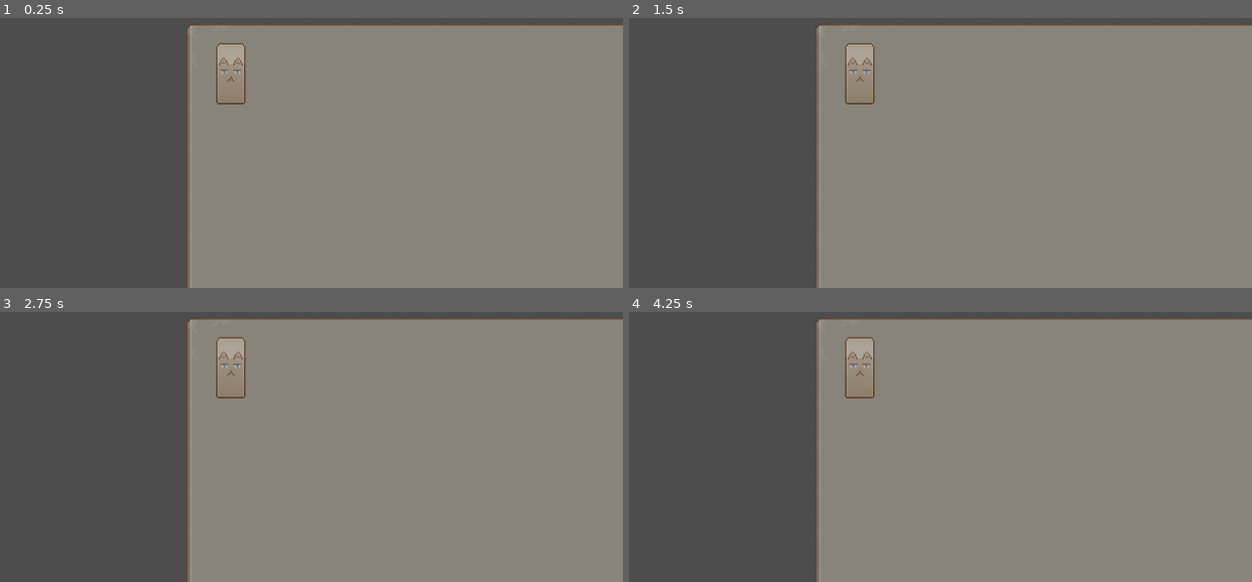
Above: before the commit, frames 1-4 (two rows, left to right).
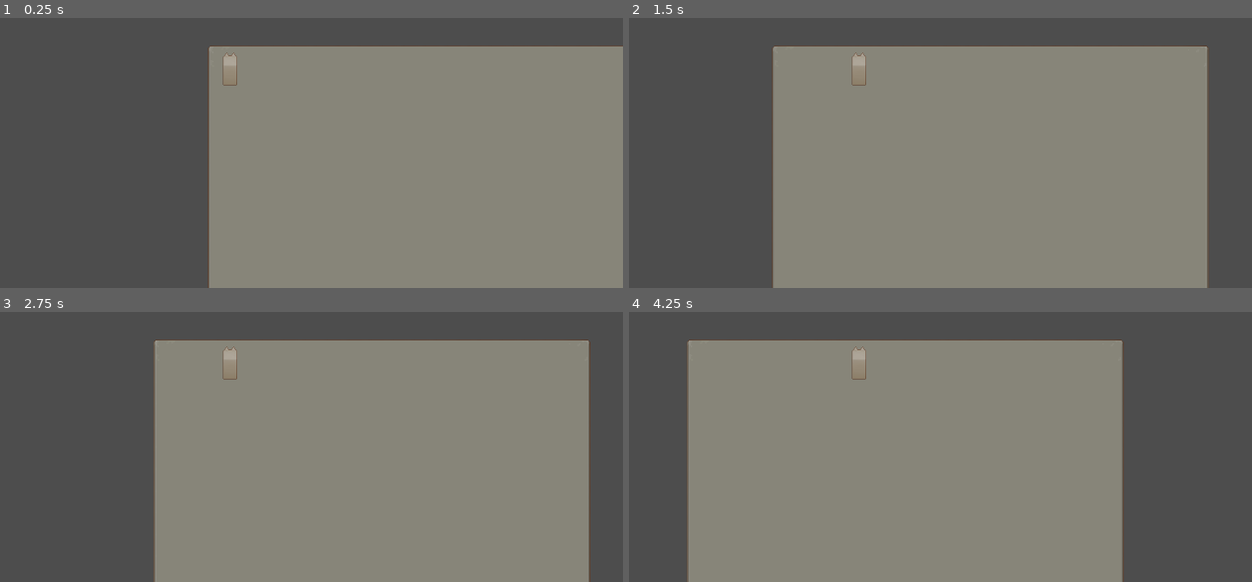
Above: after the commit, the same moments.

Repository: zej72/SLash
Game: Godot game, scene res://Levels/test_playground.tscn
The game is run twice, just before and just after one commit, with the same random seed, the same clock (stepped at 60 frames per second) and the same inputs.
Inputs:
- Up to frame 1 (0.25 s): no input
- Up to frame 2 (1.5 s): tap Enter (ui_accept) at 0.5, 0.6, 0.77, 1.07, 1.35 s; hold D (move_right) from 0.53 s (still down)
- Up to frame 3 (2.75 s): tap Enter (ui_accept) at 1.52, 1.82, 2.1 s; release D (move_right) at 2.03 s; hold A (move_left) from 2.03 s (still down)
- Up to frame 4 (4.25 s): release A (move_left) at 2.78 s; hold D (move_right) from 2.78 s (still down); tap Enter (ui_accept) at 2.85, 3.02, 3.32, 3.6, 3.77, 4.07 s

The runs differ from the first frame. In frame 1, 9.5% of the frame differs, in the area x 29-100%, y 2-100%; in frame 2, 19%; in frame 3, 16%; in frame 4, 44%, in the area x 9-100%, y 2-100%.

Commit message:
basic movement

Diff:
--- a/Characters/player.gd
+++ b/Characters/player.gd
@@ -1,28 +1,14 @@
 extends CharacterBody2D
 
+@export var move_speed : float = 100
 
-const SPEED = 300.0
-const JUMP_VELOCITY = -400.0
+func _physics_process(_delta):
 
-# Get the gravity from the project settings to be synced with RigidBody nodes.
-var gravity = ProjectSettings.get_setting("physics/2d/default_gravity")
+	var input_direction = Vector2(
+		Input.get_action_strength("move_right") - Input.get_action_strength("move_left"),
+		Input.get_action_strength("move_down") - Input.get_action_strength("move_up")
+	)
 
-
-func _physics_process(delta):
-	# Add the gravity.
-	if not is_on_floor():
-		velocity.y += gravity * delta
-
-	# Handle jump.
-	if Input.is_action_just_pressed("ui_accept") and is_on_floor():
-		velocity.y = JUMP_VELOCITY
-
-	# Get the input direction and handle the movement/deceleration.
-	# As good practice, you should replace UI actions with custom gameplay actions.
-	var direction = Input.get_axis("ui_left", "ui_right")
-	if direction:
-		velocity.x = direction * SPEED
-	else:
-		velocity.x = move_toward(velocity.x, 0, SPEED)
+	velocity = input_direction * move_speed
 
 	move_and_slide()
--- a/Characters/player.tscn
+++ b/Characters/player.tscn
@@ -1,57 +1,191 @@
-[gd_scene load_steps=7 format=3 uid="uid://vyi4l8hyfcf3"]
+[gd_scene load_steps=13 format=3 uid="uid://vyi4l8hyfcf3"]
 
 [ext_resource type="Texture2D" uid="uid://b44yeutulwp5h" path="res://Texture/TX Player.png" id="1_7i7xl"]
-
-[sub_resource type="AtlasTexture" id="AtlasTexture_nicl2"]
-atlas = ExtResource("1_7i7xl")
-region = Rect2(0, 0, 32, 64)
-
-[sub_resource type="AtlasTexture" id="AtlasTexture_cjh3k"]
-atlas = ExtResource("1_7i7xl")
-region = Rect2(64, 0, 32, 64)
-
-[sub_resource type="AtlasTexture" id="AtlasTexture_7kjb1"]
-atlas = ExtResource("1_7i7xl")
-region = Rect2(32, 0, 32, 64)
-
-[sub_resource type="SpriteFrames" id="SpriteFrames_kf663"]
-animations = [{
-"frames": [{
-"duration": 1.0,
-"texture": SubResource("AtlasTexture_nicl2")
-}],
-"loop": true,
-"name": &"down",
-"speed": 5.0
-}, {
-"frames": [{
-"duration": 1.0,
-"texture": SubResource("AtlasTexture_cjh3k")
-}],
-"loop": true,
-"name": &"side",
-"speed": 5.0
-}, {
-"frames": [{
-"duration": 1.0,
-"texture": SubResource("AtlasTexture_7kjb1")
-}],
-"loop": true,
-"name": &"up",
-"speed": 5.0
-}]
+[ext_resource type="Script" path="res://Characters/player.gd" id="1_mdo5g"]
 
 [sub_resource type="RectangleShape2D" id="RectangleShape2D_uywtm"]
-size = Vector2(43, 89)
+size = Vector2(21, 17)
+
+[sub_resource type="Animation" id="Animation_7oy3r"]
+resource_name = "face up"
+length = 0.01
+tracks/0/type = "value"
+tracks/0/imported = false
+tracks/0/enabled = true
+tracks/0/path = NodePath("Sprite:frame")
+tracks/0/interp = 1
+tracks/0/loop_wrap = true
+tracks/0/keys = {
+"times": PackedFloat32Array(0),
+"transitions": PackedFloat32Array(1),
+"update": 1,
+"values": [1]
+}
+tracks/1/type = "value"
+tracks/1/imported = false
+tracks/1/enabled = true
+tracks/1/path = NodePath("Sprite:flip_h")
+tracks/1/interp = 1
+tracks/1/loop_wrap = true
+tracks/1/keys = {
+"times": PackedFloat32Array(0, 0.2),
+"transitions": PackedFloat32Array(1, 1),
+"update": 1,
+"values": [false, true]
+}
+
+[sub_resource type="Animation" id="Animation_vi4sr"]
+length = 0.001
+tracks/0/type = "value"
+tracks/0/imported = false
+tracks/0/enabled = true
+tracks/0/path = NodePath("Sprite:frame")
+tracks/0/interp = 1
+tracks/0/loop_wrap = true
+tracks/0/keys = {
+"times": PackedFloat32Array(0),
+"transitions": PackedFloat32Array(1),
+"update": 1,
+"values": [1]
+}
+tracks/1/type = "value"
+tracks/1/imported = false
+tracks/1/enabled = true
+tracks/1/path = NodePath("Sprite:flip_h")
+tracks/1/interp = 1
+tracks/1/loop_wrap = true
+tracks/1/keys = {
+"times": PackedFloat32Array(0),
+"transitions": PackedFloat32Array(1),
+"update": 1,
+"values": [false]
+}
+
+[sub_resource type="Animation" id="Animation_e3fyn"]
+resource_name = "face down"
+length = 0.01
+loop_mode = 2
+tracks/0/type = "value"
+tracks/0/imported = false
+tracks/0/enabled = true
+tracks/0/path = NodePath("Sprite:frame")
+tracks/0/interp = 1
+tracks/0/loop_wrap = true
+tracks/0/keys = {
+"times": PackedFloat32Array(0),
+"transitions": PackedFloat32Array(1),
+"update": 1,
+"values": [0]
+}
+tracks/1/type = "value"
+tracks/1/imported = false
+tracks/1/enabled = true
+tracks/1/path = NodePath("Sprite:flip_h")
+tracks/1/interp = 1
+tracks/1/loop_wrap = true
+tracks/1/keys = {
+"times": PackedFloat32Array(0, 0.2),
+"transitions": PackedFloat32Array(1, 1),
+"update": 1,
+"values": [false, true]
+}
+
+[sub_resource type="Animation" id="Animation_fvkx4"]
+resource_name = "face left"
+length = 0.01
+tracks/0/type = "value"
+tracks/0/imported = false
+tracks/0/enabled = true
+tracks/0/path = NodePath("Sprite:frame")
+tracks/0/interp = 1
+tracks/0/loop_wrap = true
+tracks/0/keys = {
+"times": PackedFloat32Array(0),
+"transitions": PackedFloat32Array(1),
+"update": 1,
+"values": [2]
+}
+tracks/1/type = "value"
+tracks/1/imported = false
+tracks/1/enabled = true
+tracks/1/path = NodePath("Sprite:flip_h")
+tracks/1/interp = 1
+tracks/1/loop_wrap = true
+tracks/1/keys = {
+"times": PackedFloat32Array(0),
+"transitions": PackedFloat32Array(1),
+"update": 1,
+"values": [false]
+}
+
+[sub_resource type="Animation" id="Animation_8635b"]
+resource_name = "face right"
+tracks/0/type = "value"
+tracks/0/imported = false
+tracks/0/enabled = true
+tracks/0/path = NodePath("Sprite:frame")
+tracks/0/interp = 1
+tracks/0/loop_wrap = true
+tracks/0/keys = {
+"times": PackedFloat32Array(0),
+"transitions": PackedFloat32Array(1),
+"update": 1,
+"values": [2]
+}
+tracks/1/type = "value"
+tracks/1/imported = false
+tracks/1/enabled = true
+tracks/1/path = NodePath("Sprite:flip_h")
+tracks/1/interp = 1
+tracks/1/loop_wrap = true
+tracks/1/keys = {
+"times": PackedFloat32Array(0),
+"transitions": PackedFloat32Array(1),
+"update": 1,
+"values": [true]
+}
+
+[sub_resource type="AnimationLibrary" id="AnimationLibrary_p6rju"]
+_data = {
+"RESET": SubResource("Animation_vi4sr"),
+"face down": SubResource("Animation_e3fyn"),
+"face left": SubResource("Animation_fvkx4"),
+"face right": SubResource("Animation_8635b"),
+"face up": SubResource("Animation_7oy3r")
+}
+
+[sub_resource type="AnimationNodeBlendSpace2D" id="AnimationNodeBlendSpace2D_wskh3"]
+
+[sub_resource type="AnimationNodeAnimation" id="AnimationNodeAnimation_lupvb"]
+animation = &"face down"
+
+[sub_resource type="AnimationNodeStateMachine" id="AnimationNodeStateMachine_fvlb3"]
+states/BlendSpace2D/node = SubResource("AnimationNodeBlendSpace2D_wskh3")
+states/BlendSpace2D/position = Vector2(515, 124)
+states/End/position = Vector2(675, 102)
+states/Start/position = Vector2(208, 65)
+"states/face down/node" = SubResource("AnimationNodeAnimation_lupvb")
+"states/face down/position" = Vector2(407, 41)
 
 [node name="CharacterBody2D" type="CharacterBody2D"]
+script = ExtResource("1_mdo5g")
 
-[node name="Sprite" type="AnimatedSprite2D" parent="."]
-position = Vector2(0.5, 1)
-scale = Vector2(2.03125, 2.03125)
-sprite_frames = SubResource("SpriteFrames_kf663")
-animation = &"down"
+[node name="Sprite" type="Sprite2D" parent="."]
+texture = ExtResource("1_7i7xl")
+hframes = 4
+vframes = 2
+frame = 1
 
 [node name="CollisionShape2D" type="CollisionShape2D" parent="."]
-position = Vector2(1, 9)
+position = Vector2(0.5, 17.5)
 shape = SubResource("RectangleShape2D_uywtm")
+
+[node name="AnimationPlayer" type="AnimationPlayer" parent="."]
+libraries = {
+"": SubResource("AnimationLibrary_p6rju")
+}
+
+[node name="AnimationTree" type="AnimationTree" parent="."]
+tree_root = SubResource("AnimationNodeStateMachine_fvlb3")
+anim_player = NodePath("../AnimationPlayer")
+parameters/BlendSpace2D/blend_position = Vector2(0, 0)
--- a/Levels/test_playground.tscn
+++ b/Levels/test_playground.tscn
@@ -70,7 +70,6 @@
 [node name="Camera2D" type="Camera2D" parent="CharacterBody2D"]
 
 [node name="TileMap" type="TileMap" parent="."]
-scale = Vector2(2, 2)
 tile_set = SubResource("TileSet_7ur38")
 format = 2
 layer_0/tile_data = PackedInt32Array(589855, 65537, 6, 655391, 65537, 6, 720927, 65537, 6, 786464, 65537, 6, 852000, 65 …(7128 unchanged characters)…
